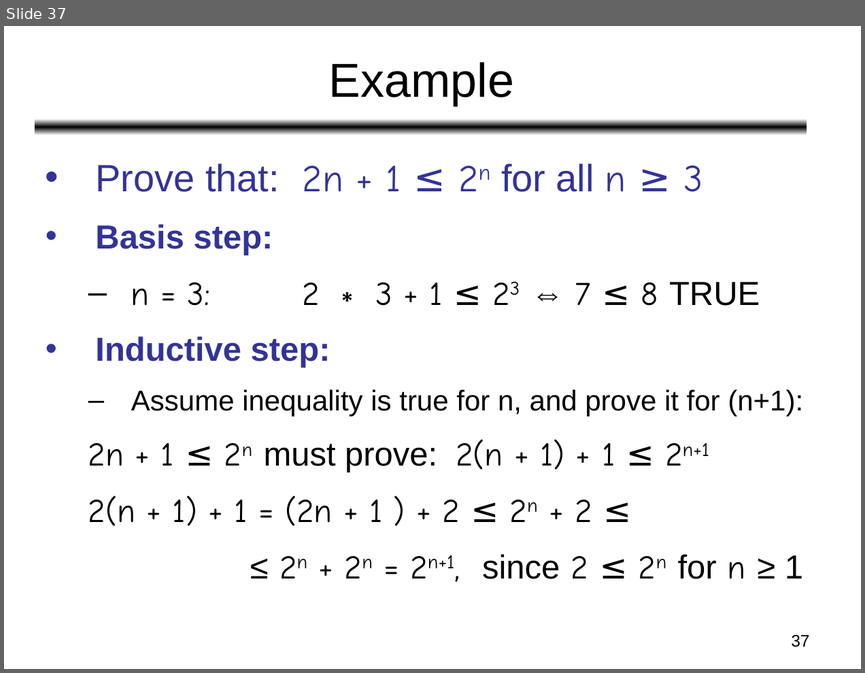
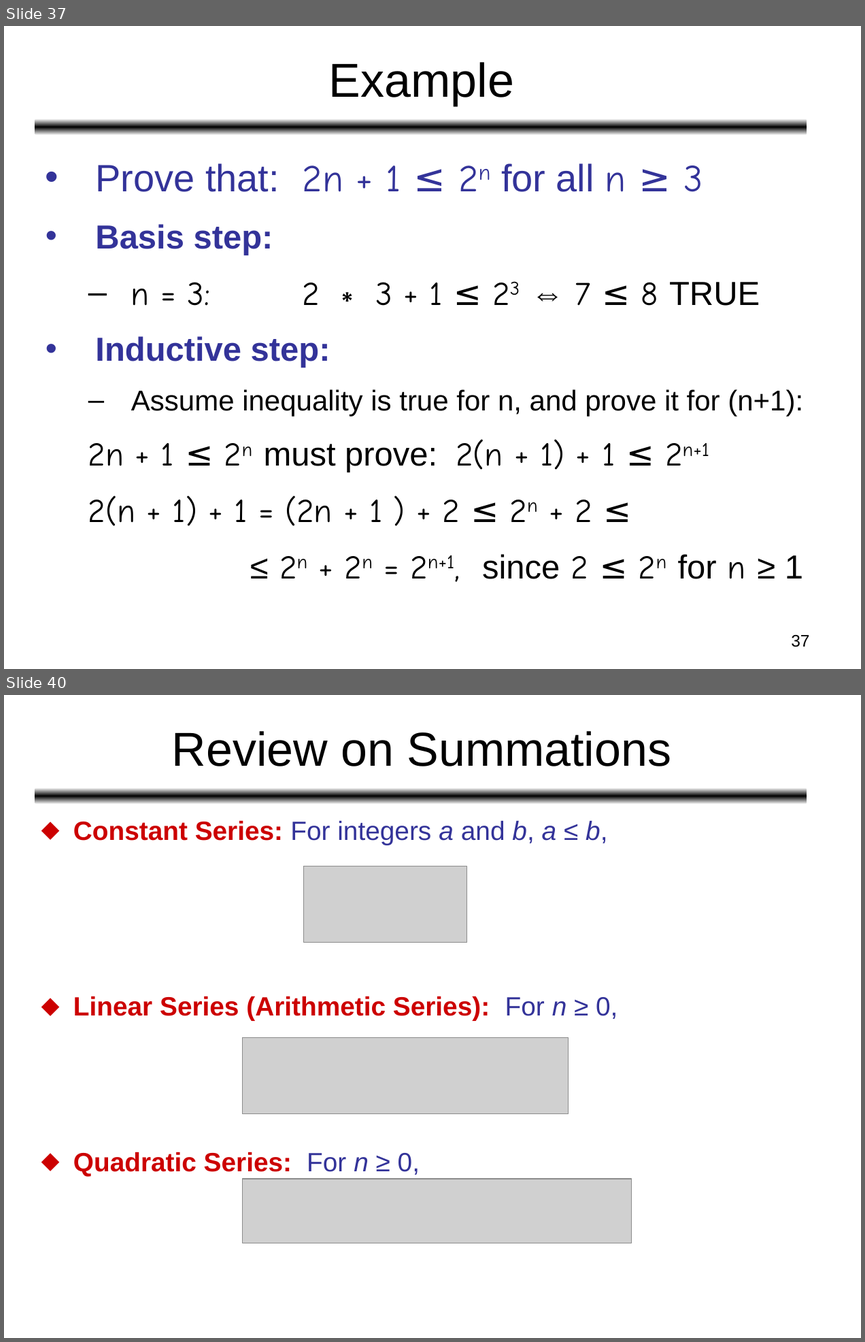
Before and after one commit to Emadalsuwat/emadalsuwat.github.io, a slide deck: algorithms/Lecture 1.ppt. Shown one above the other, each under a label of ours: slide 37 before the commit, slides 37 and 40 after it; the slides between them are not shown. The pictures are 865x673 and 865x1342 pixels, drawn with LibreOffice and Linux fonts; fonts in the diff are those of the drawing; grey boxes stand for pictures. Boxes give left, top, right and bottom in pixels: in the first picture for what was removed or moved away, otherwise in the second. Text is boxed around its words. In the diff, an @@ line names an element or a change of style, - is before the commit and + after.

```diff
--- a/algorithms/Lecture 1.ppt
+++ b/algorithms/Lecture 1.ppt
@@ slide 40 added at box(4, 695, 861, 1338), background #FFFFFF; not listed: 1 template element that a slide beside it also shows @@
@@ title added at box(172, 731, 672, 766), 40 pt, text #000000 @@
+Review on Summations
@@ text added at box(73, 821, 617, 1176), 22.2 pt, text #CC0000, bold @@
+⬥ Constant Series: For integers a and b, a ≤ b,
+⬥ Linear Series (Arithmetic Series): For n ≥ 0,
+⬥ Quadratic Series: For n ≥ 0,
@@ picture added at box(304, 866, 466, 943) @@
@@ picture added at box(242, 1038, 568, 1114) @@
@@ picture added at box(242, 1178, 631, 1242) @@
```
Also in this commit, not shown: 1 slide changed, 7 other slides added.
